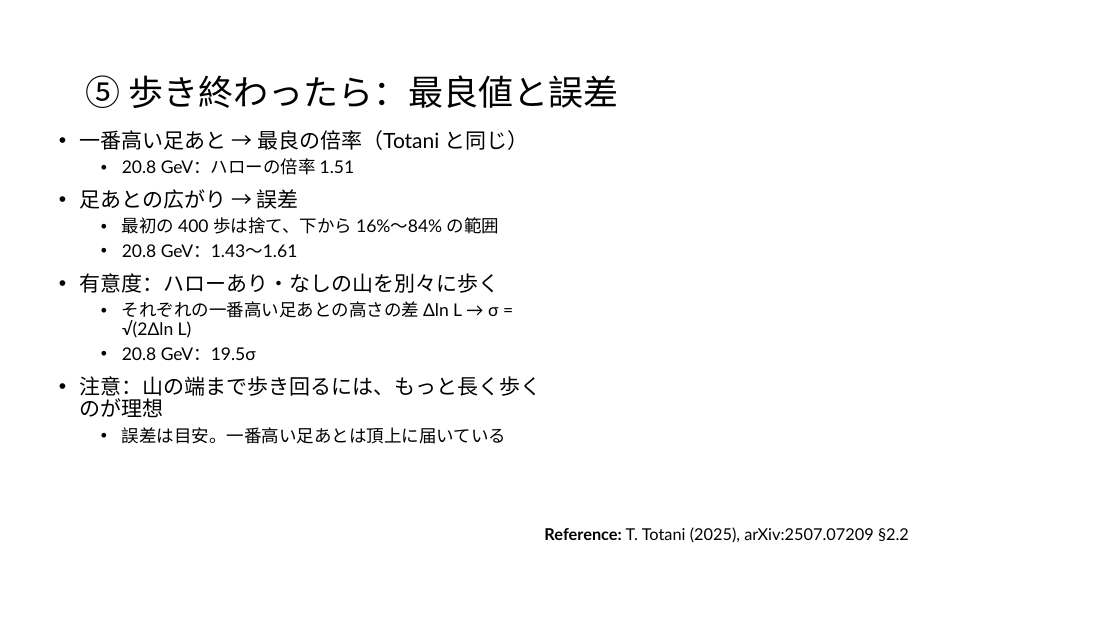
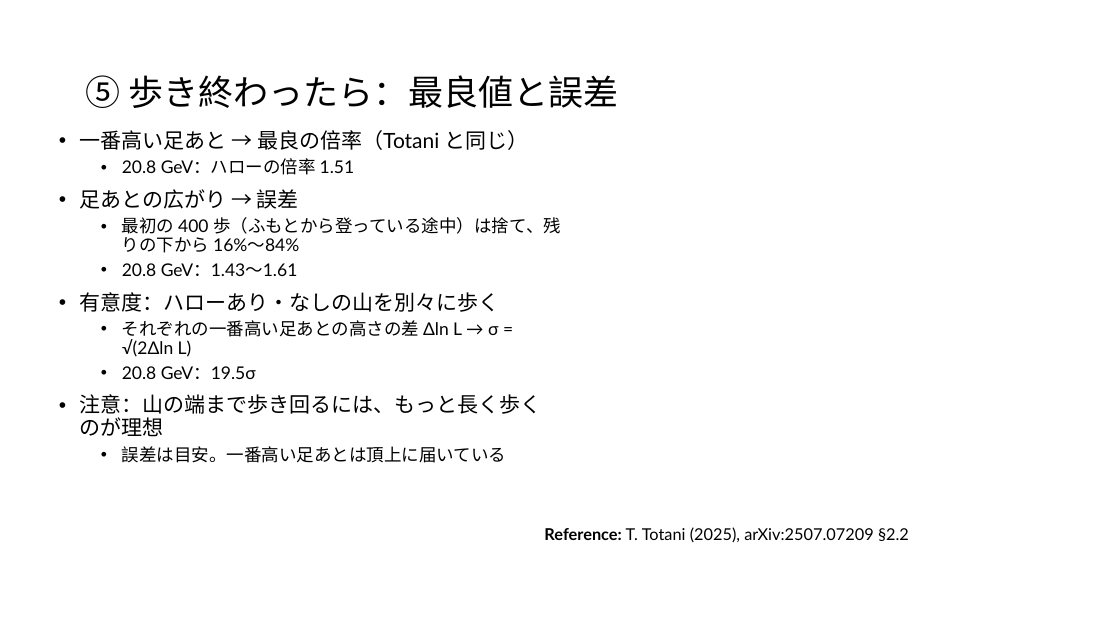
Before and after one commit to Mikann20041029/darkmatter-slides, a slide deck: slide 23 of slides/2026-10-02_研究進捗報告_claude.pptx (slide 21 before the commit). Drawn at 1120x630 pixels with LibreOffice and Linux fonts; fonts in the diff are those of the drawing. Boxes give left, top, right and bottom in pixels: in the first picture for what was removed or moved away, otherwise in the second. Text is boxed around its words. In the diff, an @@ line names an element or a change of style, - is before the commit and + after.

```diff
--- a/slides/2026-10-02_研究進捗報告_claude.pptx
+++ b/slides/2026-10-02_研究進捗報告_claude.pptx
@@ text at <box>122,217,561,253</box>: text changed @@
-  • 最初の 400 歩は捨て、下から 16%〜84% の範囲
+  • 最初の 400 歩（ふもとから登っている途中）は捨て、残りの下から 16%〜84%
```
Also in this commit, not shown: 6 other slides changed, 2 slides added, 1 slide removed, 1 other file.
